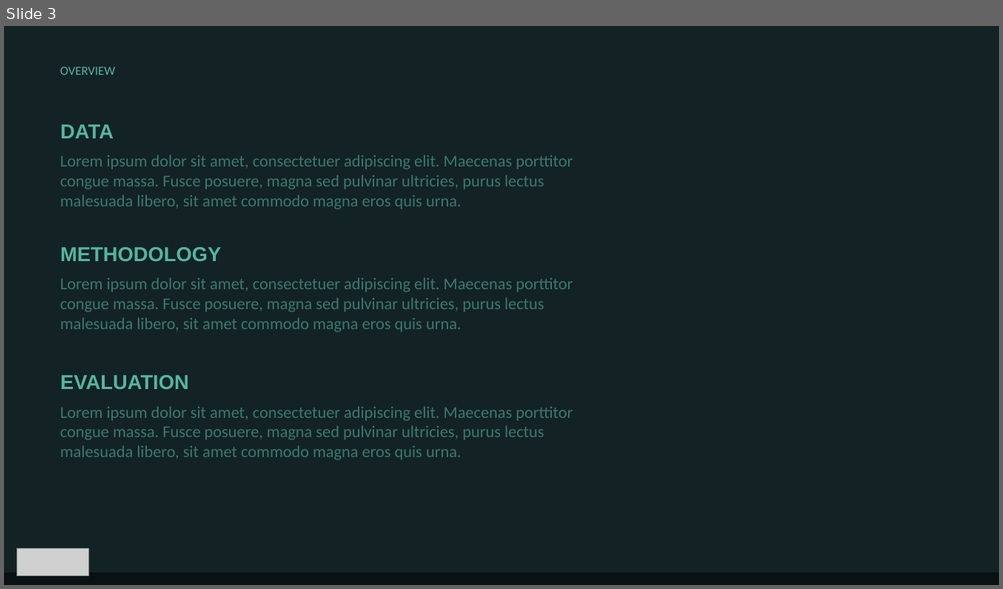
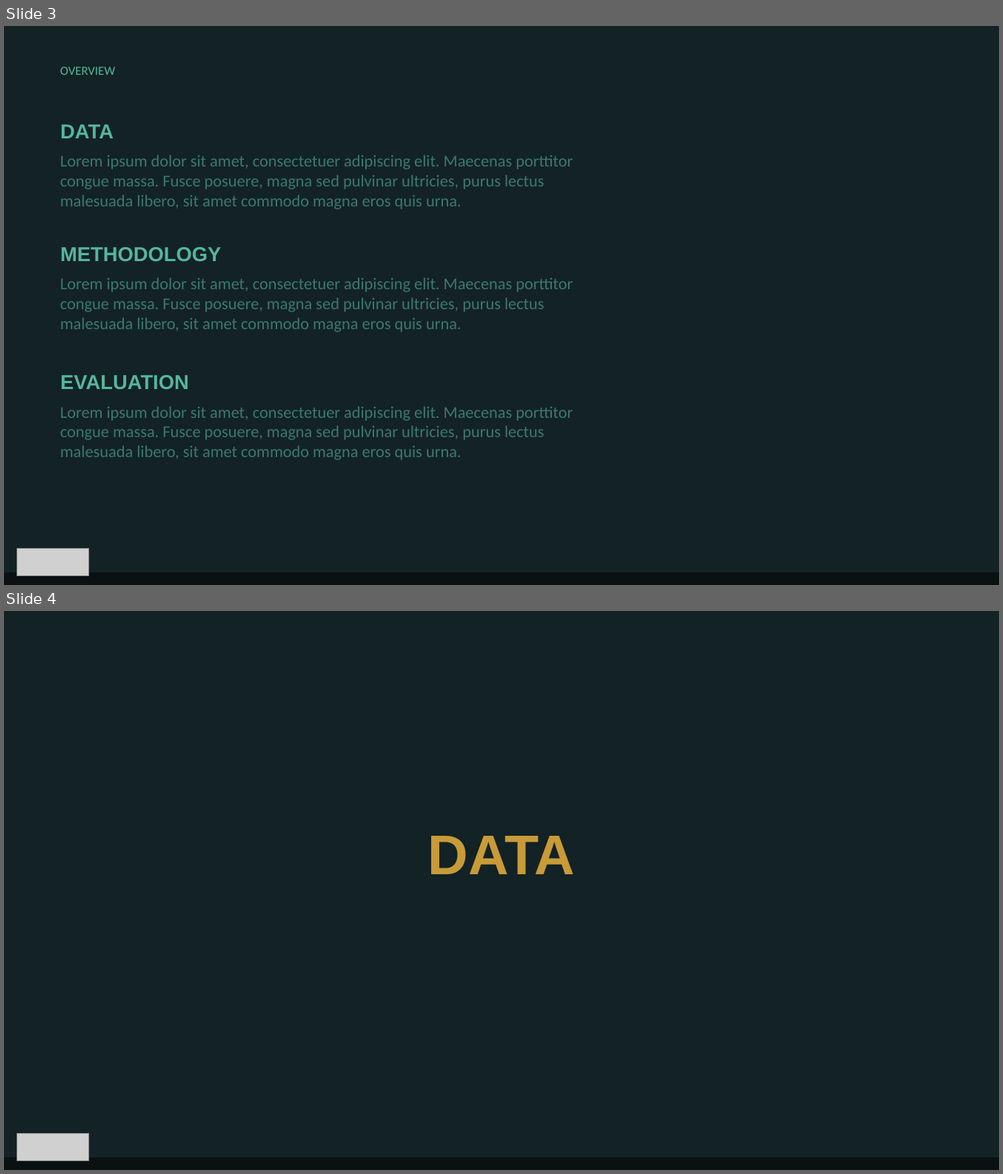
Before and after one commit to maneaterrbug/league_logistic_regression, a slide deck: deliverables/league_ppt_template.pptx. Shown one above the other, each under a label of ours: slide 3 before the commit, slides 3 and 4 after it. The pictures are 1003x589 and 1003x1174 pixels, drawn with LibreOffice and Linux fonts; fonts in the diff are those of the drawing; grey boxes stand for pictures. Boxes give left, top, right and bottom in pixels: in the first picture for what was removed or moved away, otherwise in the second. Text is boxed around its words. In the diff, an @@ line names an element or a change of style, - is before the commit and + after.

```diff
--- a/deliverables/league_ppt_template.pptx
+++ b/deliverables/league_ppt_template.pptx
@@ slide 4 added at (4, 611, 999, 1170), background #FFFFFF @@
@@ rectangle added at (4, 611, 999, 1170), fill #132225, outline #132225 1 pt @@
@@ text added at (428, 836, 575, 874), 54 pt, text #C89B38, bold @@
+DATA
@@ picture added at (17, 1134, 89, 1162) @@
@@ rectangle added at (4, 1159, 999, 1170), fill #091113, outline #091113 1 pt @@
```
Also in this commit, not shown: 2 slides changed, 1 other slide added, 1 slide removed.
